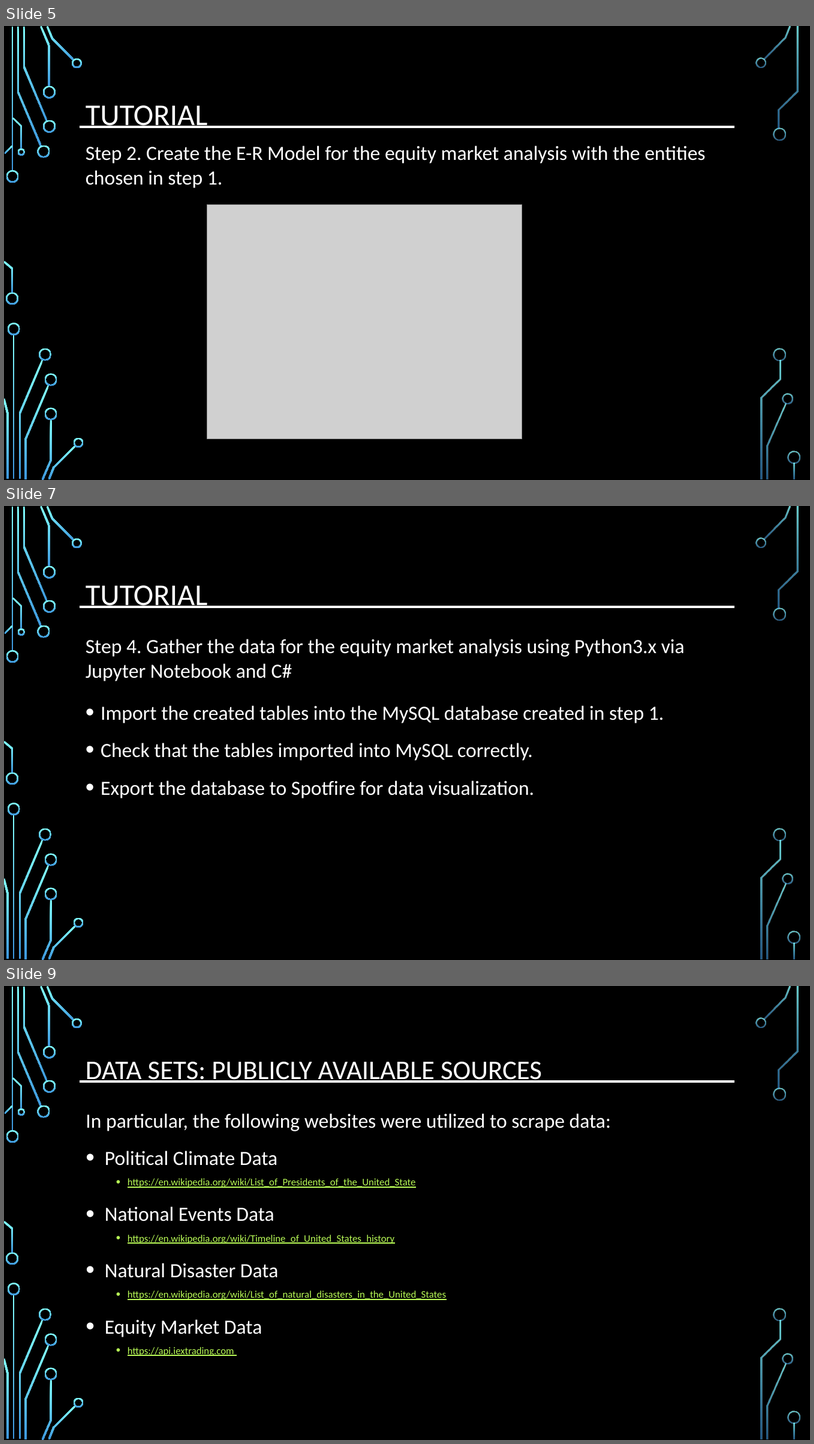
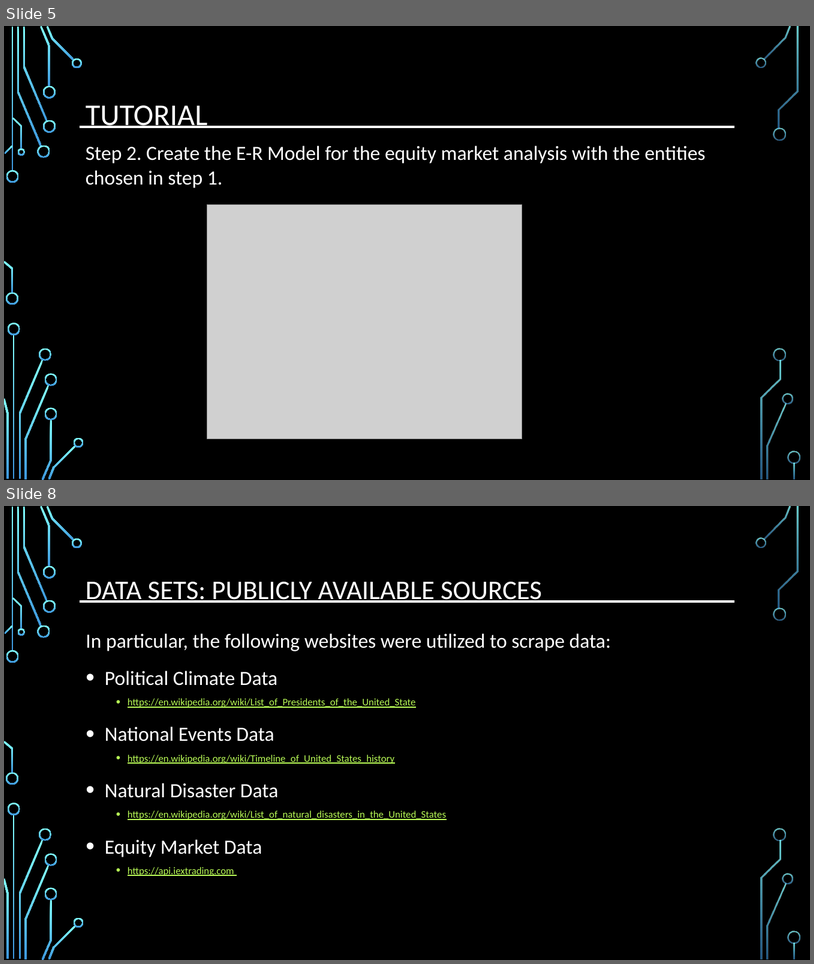
Before and after one commit to djserna/7330-Group-Project, a slide deck: Presentation/MSDS_7330_Group_Project_Presentation.pptx. Shown one above the other, each under a label of ours: slides 5, 7 and 9 before the commit, slides 5 and 8 after it; the slides between them are not shown. The pictures are 814x1444 and 814x964 pixels, drawn with LibreOffice and Linux fonts; fonts in the diff are those of the drawing; grey boxes stand for pictures; background and template pictures are left out. Boxes give left, top, right and bottom in pixels: in the first picture for what was removed or moved away, otherwise in the second. Text is boxed around its words. In the diff, an @@ line names an element or a change of style, - is before the commit and + after.

```diff
--- a/Presentation/MSDS_7330_Group_Project_Presentation.pptx
+++ b/Presentation/MSDS_7330_Group_Project_Presentation.pptx
@@ slide 7 removed at (4, 506, 810, 960), background picture (left out); not listed: 36 template elements that a slide beside it also shows @@
@@ title removed at (86, 585, 208, 608) @@
-TUTORIAL
@@ line removed from (80, 607) to (735, 607) @@
@@ text removed at (86, 639, 685, 681) @@
-Step 4. Gather the data for the equity market analysis using Python3.x via Jupyter Notebook and C#
@@ text removed at (101, 705, 664, 798) @@
-• Import the created tables into the MySQL database created in step 1.
-• Check that the tables imported into MySQL correctly.
-• Export the database to Spotfire for data visualization.
@@ what was slide 9 is now slide 8 @@
```
Also in this commit, not shown: 6 slides changed, 3 slides added, 1 other slide removed.
